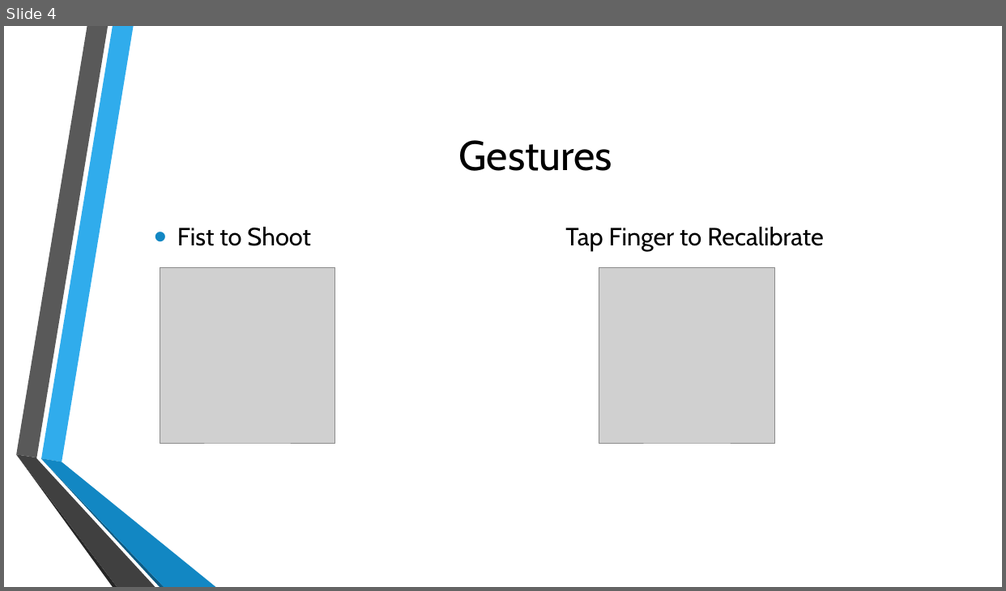
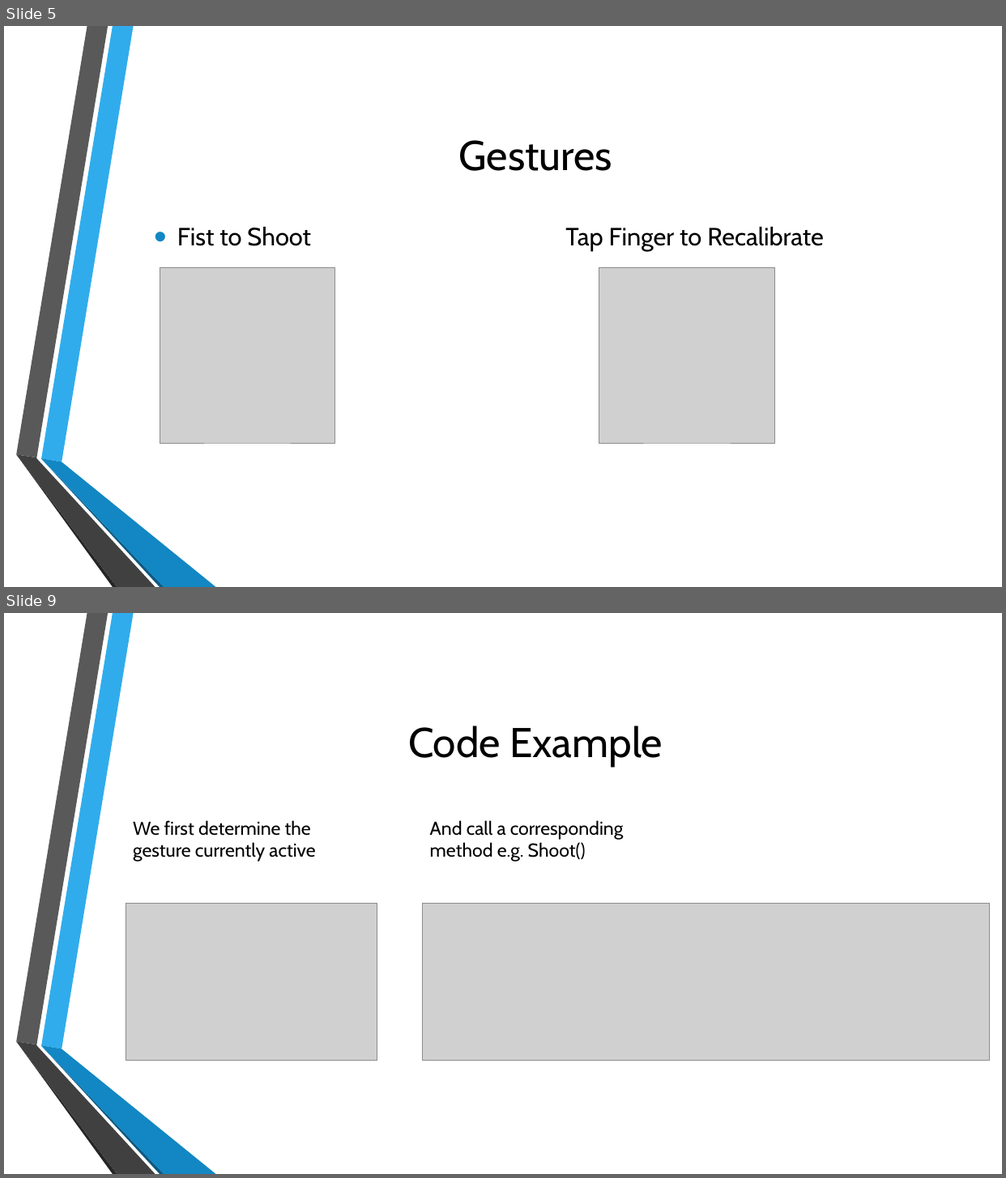
Before and after one commit to BrianD147/Gesture-Based-UI-Development-Project, a slide deck: Gesture Based UI Project.pptx. Shown one above the other, each under a label of ours: slide 4 before the commit, slides 5 and 9 after it; the slides between them are not shown. The pictures are 1006x591 and 1006x1178 pixels, drawn with LibreOffice and Linux fonts; fonts in the diff are those of the drawing; grey boxes stand for pictures; background and template pictures are left out. Boxes give left, top, right and bottom in pixels: in the first picture for what was removed or moved away, otherwise in the second. Text is boxed around its words. In the diff, an @@ line names an element or a change of style, - is before the commit and + after.

```diff
--- a/Gesture Based UI Project.pptx
+++ b/Gesture Based UI Project.pptx
@@ slide 9 added at bbox=[4, 613, 1002, 1174], background picture (left out); not listed: 6 template elements that a slide beside it also shows @@
@@ title added at bbox=[408, 726, 663, 766], 40 pt, text #000000 @@
+Code Example
@@ text added at bbox=[133, 820, 315, 862], 18 pt, text #000000 @@
+We first determine the gesture currently active
@@ text added at bbox=[430, 820, 624, 862], 18 pt, text #000000 @@
+And call a corresponding method e.g. Shoot()
@@ picture added at bbox=[126, 904, 377, 1061] @@
@@ picture added at bbox=[423, 904, 989, 1061] @@
@@ what was slide 4 is now slide 5 @@
```
Also in this commit, not shown: 4 slides changed, 1 other slide added, 1 slide removed, 1 other file.
